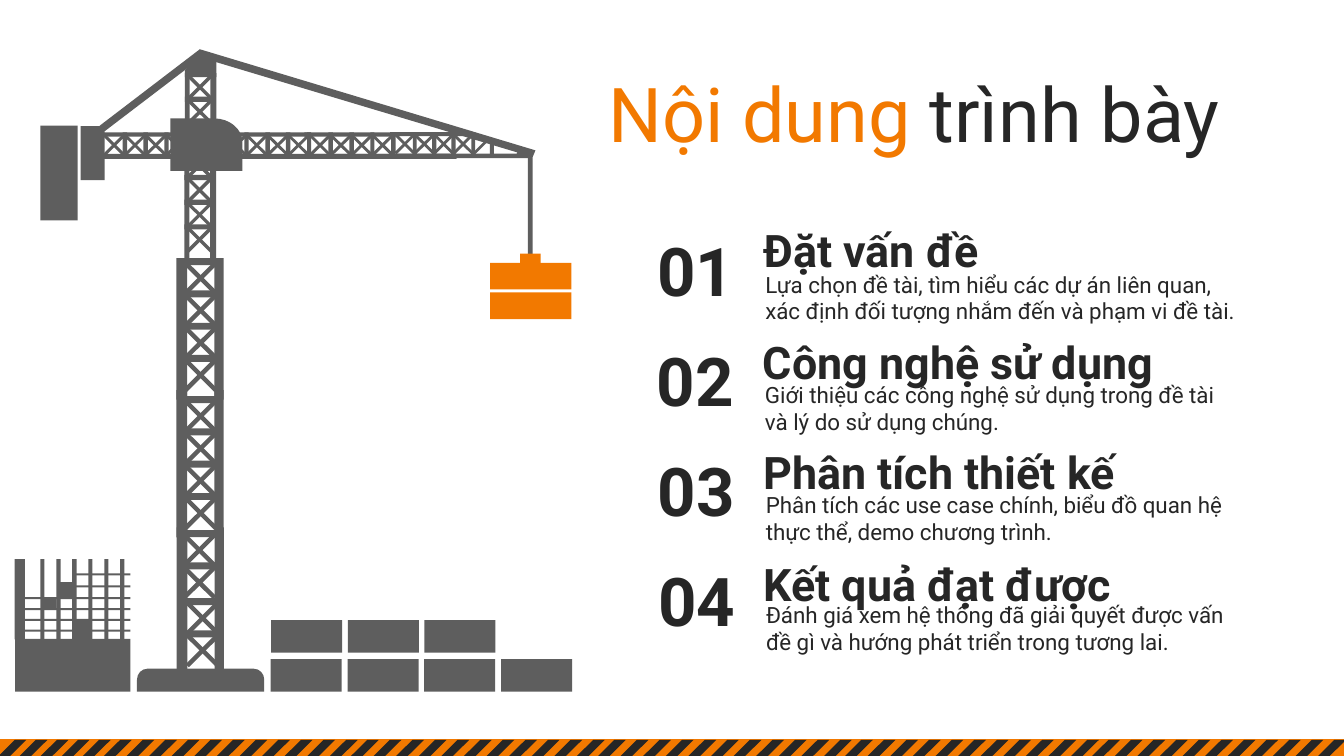
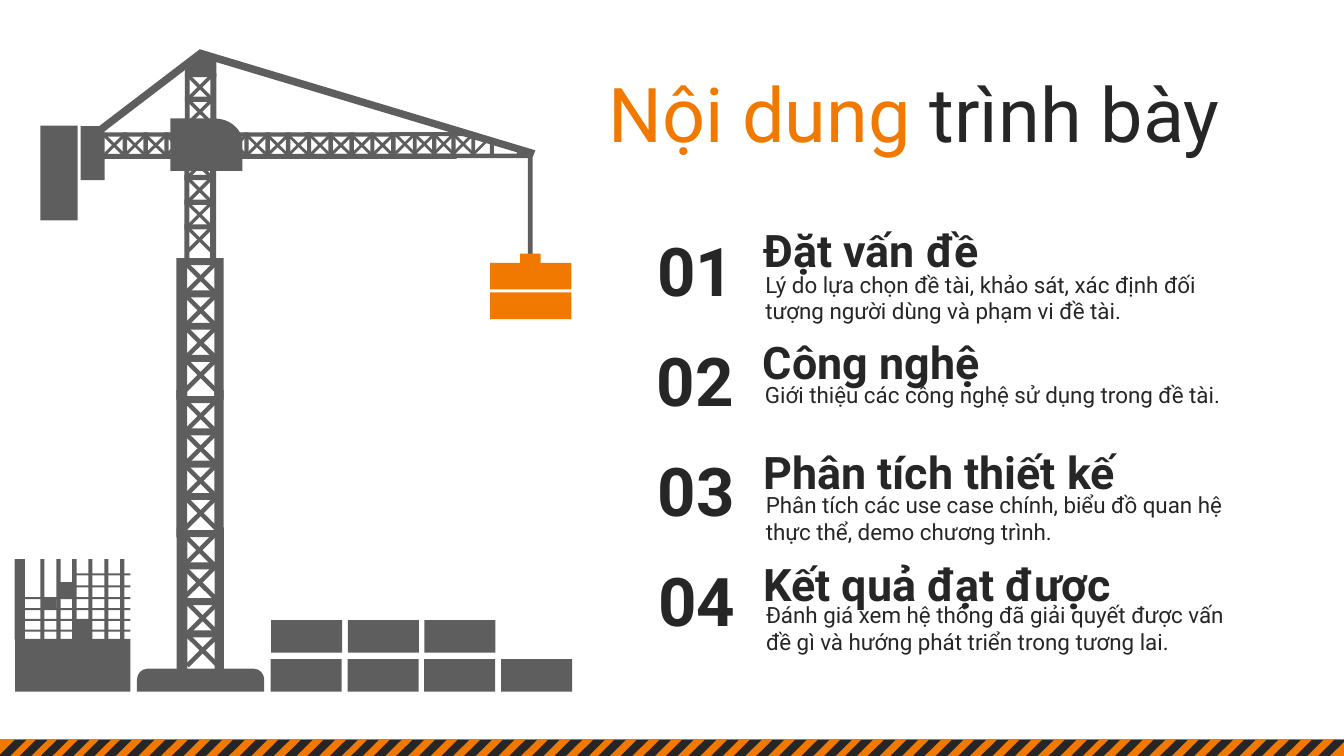
Before and after one commit to datmeo186305/DATN, a slide deck: slide 2 of SLIDE/NguyenTienDat_160702122_slide.pptx. Drawn at 1344x756 pixels with LibreOffice and Linux fonts; fonts in the diff are those of the drawing. Boxes give left, top, right and bottom in pixels: in the first picture for what was removed or moved away, otherwise in the second. Text is boxed around its words. In the diff, an @@ line names an element or a change of style, - is before the commit and + after.

Commit message:
update

```diff
--- a/SLIDE/NguyenTienDat_160702122_slide.pptx
+++ b/SLIDE/NguyenTienDat_160702122_slide.pptx
@@ text at box(765, 272, 1195, 324): text changed @@
-Lựa chọn đề tài, tìm hiểu các dự án liên quan, xác định đối tượng nhắm đến và phạm vi đề tài.
+Lý do lựa chọn đề tài, khảo sát, xác định đối tượng người dùng và phạm vi đề tài.
@@ text at box(763, 345, 979, 391): text changed @@
-Công nghệ sử dụng
+Công nghệ
@@ text at box(765, 382, 1220, 408): text changed @@
-Giới thiệu các công nghệ sử dụng trong đề tài và lý do sử dụng chúng.
+Giới thiệu các công nghệ sử dụng trong đề tài.
```
Also in this commit, not shown: 6 other slides changed, 4 slides added, 2 slides removed.
